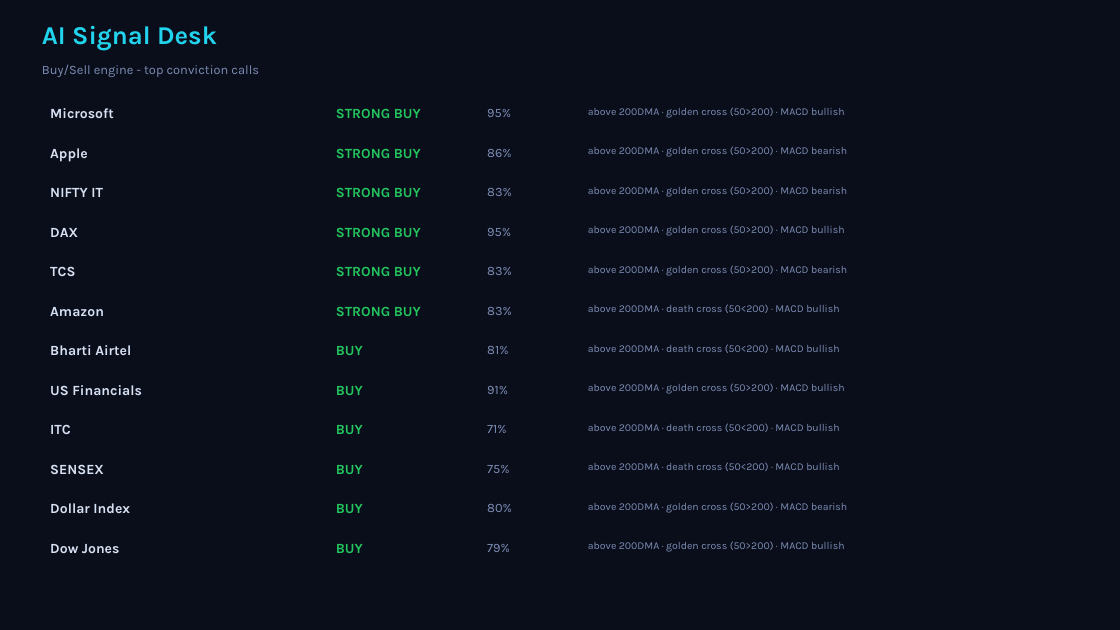
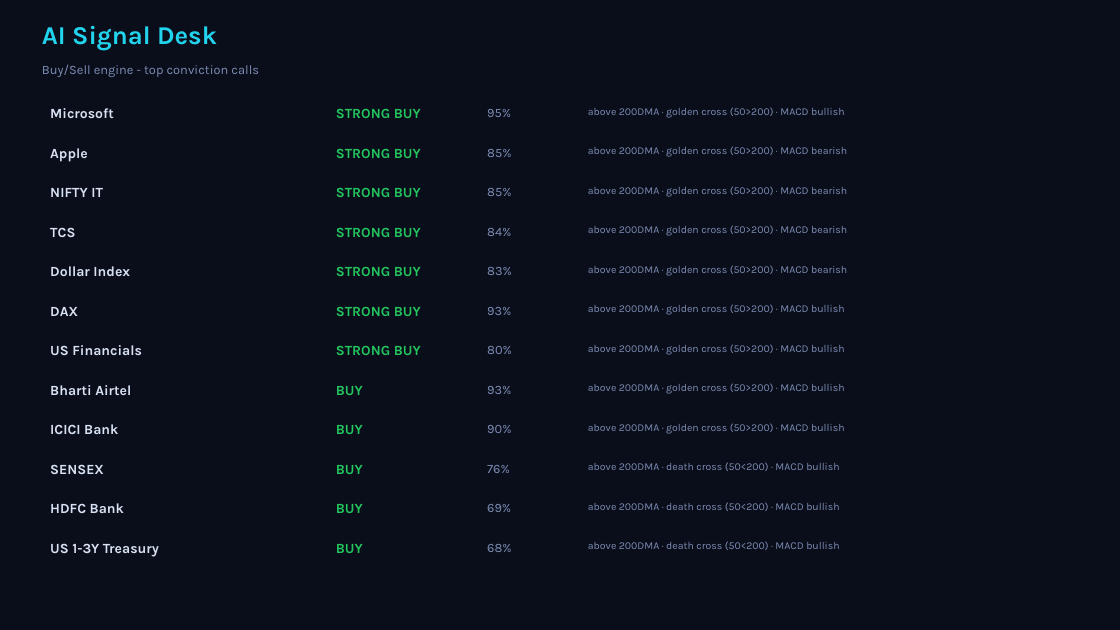
Before and after one commit to Pravkum23/pmr-terminal, a slide deck: slide 4 of docs/pmr_daily.pptx. Drawn at 1120x630 pixels with LibreOffice and Linux fonts; fonts in the diff are those of the drawing. Boxes give left, top, right and bottom in pixels: in the first picture for what was removed or moved away, otherwise in the second. Text is boxed around its words. In the diff, an @@ line names an element or a change of style, - is before the commit and + after.

```diff
--- a/docs/pmr_daily.pptx
+++ b/docs/pmr_daily.pptx
@@ text at (487,188,511,196): text changed @@
-83%
+85%
@@ text "TCS": place and size @@
-text "TCS" at (50,266,75,276)
+text "TCS" at (50,227,75,237)
@@ text at (487,228,511,236): text changed @@
-95%
+84%
@@ text at (588,225,847,236): text changed @@
-above 200DMA · golden cross (50>200) · MACD bullish
+above 200DMA · golden cross (50>200) · MACD bearish
@@ text added at (50,266,130,276), 12 pt, text #D7E1F3, bold @@
+Dollar Index
@@ text "DAX": place and size @@
-text "DAX" at (50,228,78,237)
+text "DAX" at (50,307,78,316)
@@ text removed at (50,307,104,316) @@
-Amazon
@@ text at (487,307,511,315): text changed @@
-83%
+93%
@@ text at (588,304,844,315): text changed @@
-above 200DMA · death cross (50<200) · MACD bullish
+above 200DMA · golden cross (50>200) · MACD bullish
@@ text "US Financials": place and size @@
-text "US Financials" at (50,385,142,395)
+text "US Financials" at (50,345,142,355)
@@ text at (336,346,421,355): text changed @@
-BUY
+STRONG BUY
@@ text at (487,346,512,354): text changed @@
-81%
+80%
@@ text at (588,344,844,355): text changed @@
-above 200DMA · death cross (50<200) · MACD bullish
+above 200DMA · golden cross (50>200) · MACD bullish
@@ text "Bharti Airtel": place and size @@
-text "Bharti Airtel" at (50,345,131,355)
+text "Bharti Airtel" at (50,385,131,395)
@@ text at (487,386,511,394): text changed @@
-91%
+93%
@@ text at (50,424,118,434): text changed @@
-ITC
+ICICI Bank
@@ text at (487,425,511,433): text changed @@
-71%
+90%
@@ text at (588,423,844,434): text changed @@
-above 200DMA · death cross (50<200) · MACD bullish
+above 200DMA · golden cross (50>200) · MACD bullish
@@ text at (487,465,510,473): text changed @@
-75%
+76%
@@ text at (50,503,124,513): text changed @@
-Dollar Index
+HDFC Bank
@@ text at (487,504,511,512): text changed @@
-80%
+69%
@@ text at (588,502,839,511): text changed @@
-above 200DMA · golden cross (50>200) · MACD bearish
+above 200DMA · death cross (50<200) · MACD bullish
@@ text at (50,543,159,557): text changed @@
-Dow Jones
+US 1-3Y Treasury
@@ text at (487,544,512,552): text changed @@
-79%
+68%
@@ text at (588,541,839,550): text changed @@
-above 200DMA · golden cross (50>200) · MACD bullish
+above 200DMA · death cross (50<200) · MACD bullish
```
Also in this commit, not shown: 3 other slides changed, 2 other files.
